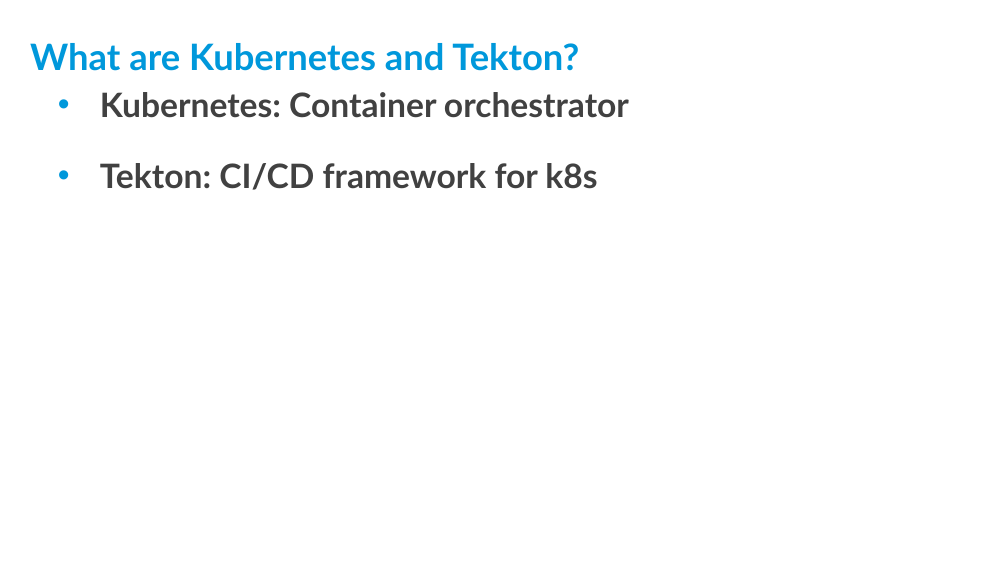
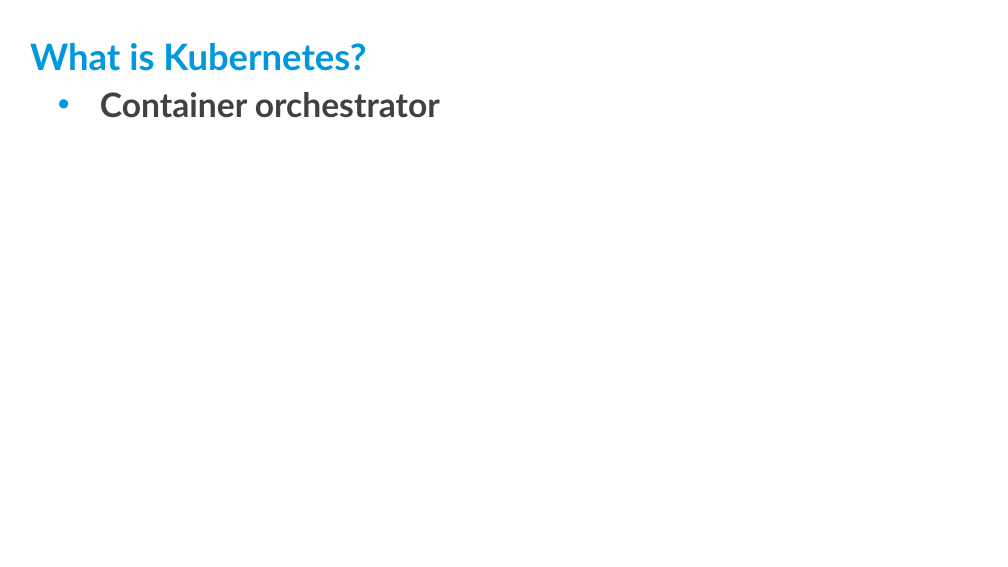
Before and after one commit to threexc/yocto-tekton, a slide deck: slide 10 of yddtalk/YP_DevDay_k8s_tekton.odp. Drawn at 1008x567 pixels with LibreOffice and Linux fonts; fonts in the diff are those of the drawing; background and template pictures are left out. Boxes give left, top, right and bottom in pixels: in the first picture for what was removed or moved away, otherwise in the second. Text is boxed around its words. In the diff, an @@ line names an element or a change of style, - is before the commit and + after.

```diff
--- a/yddtalk/YP_DevDay_k8s_tekton.odp
+++ b/yddtalk/YP_DevDay_k8s_tekton.odp
@@ title at [30, 43, 366, 71]: text changed @@
-What are Kubernetes and Tekton?
+What is Kubernetes?
@@ text at [100, 92, 440, 118]: text changed @@
-• Kubernetes: Container orchestrator
-• Tekton: CI/CD framework for k8s
+• Container orchestrator
```
Also in this commit, not shown: 11 other slides changed, 2 slides added.
